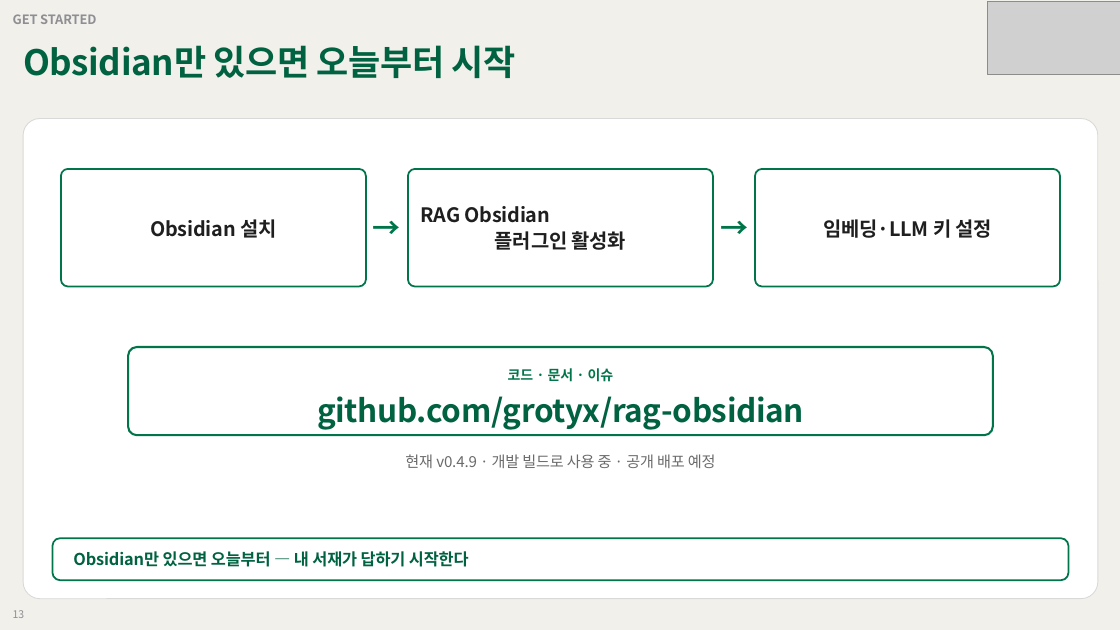
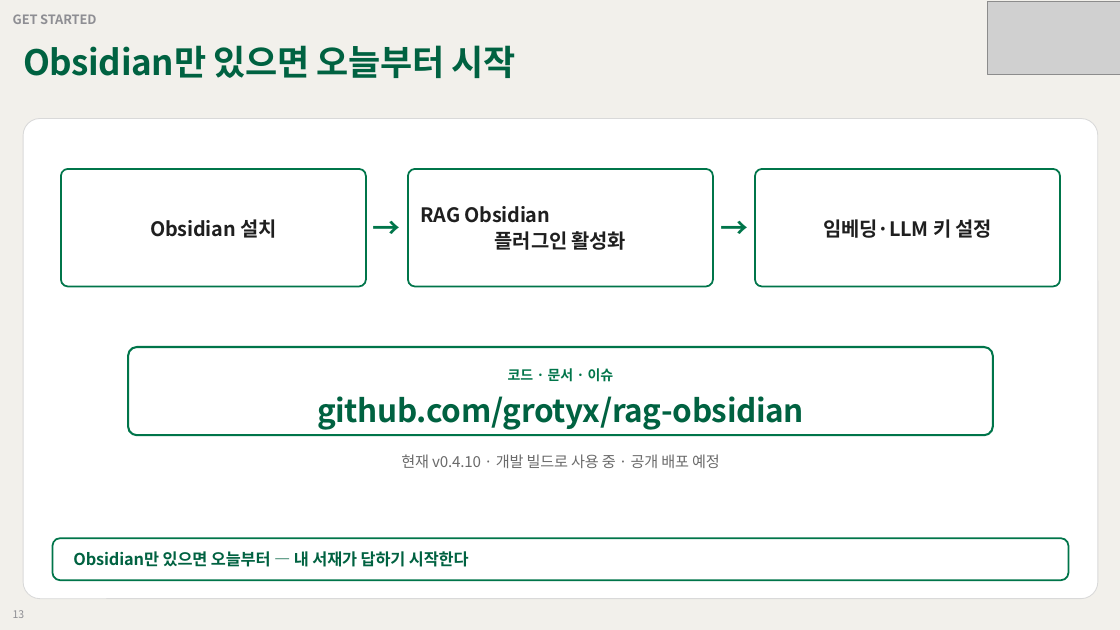
Before and after one commit to grotyx/rag-obsidian, a slide deck: slide 13 of presentation/rag_obsidian_deck.pptx. Drawn at 1120x630 pixels with LibreOffice and Linux fonts; fonts in the diff are those of the drawing; grey boxes stand for pictures. Boxes give left, top, right and bottom in pixels: in the first picture for what was removed or moved away, otherwise in the second. Text is boxed around its words. In the diff, an @@ line names an element or a change of style, - is before the commit and + after.

```diff
--- a/presentation/rag_obsidian_deck.pptx
+++ b/presentation/rag_obsidian_deck.pptx
@@ text at box(401, 454, 720, 468): text changed @@
-현재 v0.4.9 · 개발 빌드로 사용 중 · 공개 배포 예정
+현재 v0.4.10 · 개발 빌드로 사용 중 · 공개 배포 예정
```
Also in this commit, not shown: 1 other slide changed, 20 other files.
